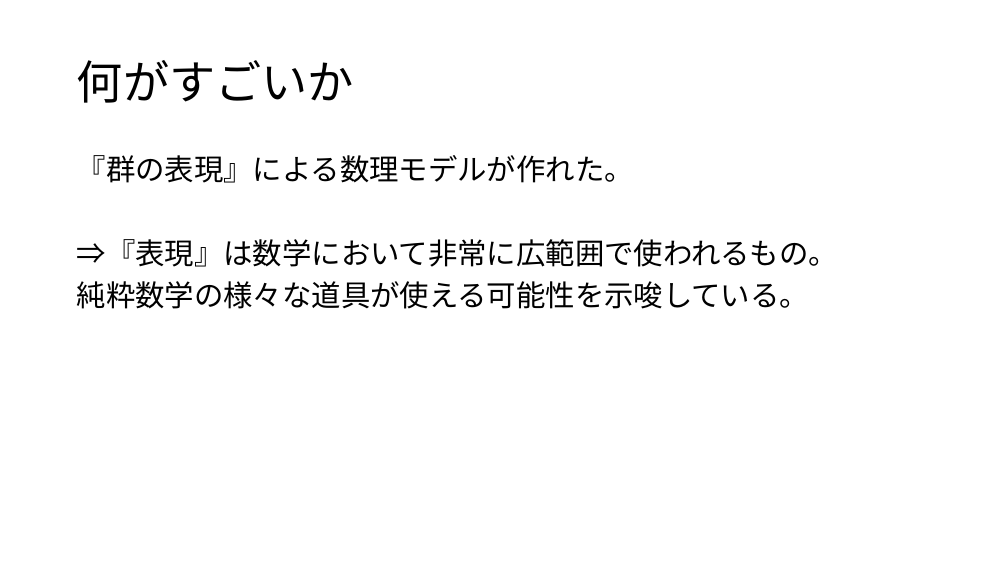
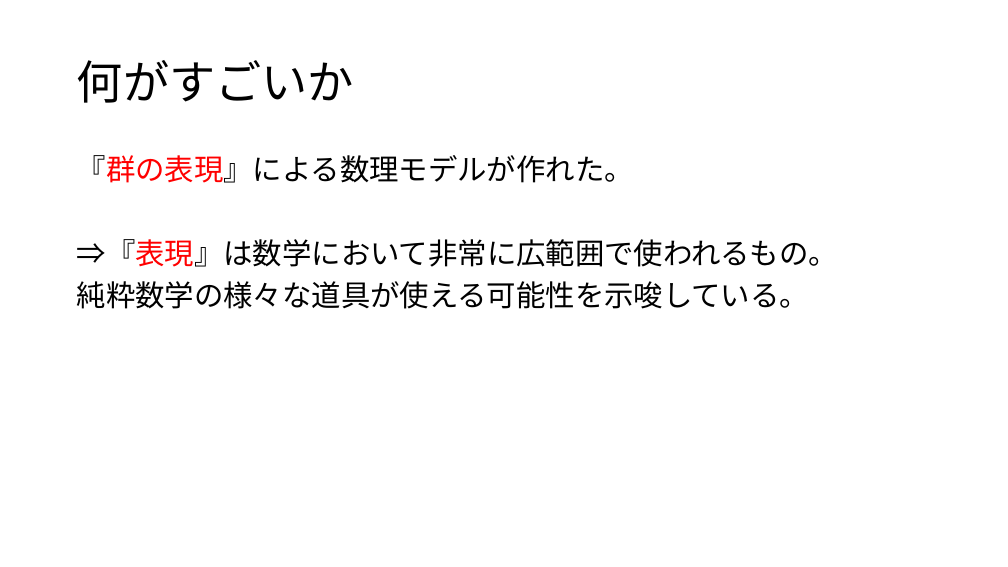
Before and after one commit to tttaaaa/Work, a slide deck: slide 12 of seminare/math_cafe/20170225/CrystalBasisModel.pptx (slide 11 before the commit). Drawn at 1008x567 pixels with LibreOffice and Linux fonts; fonts in the diff are those of the drawing. Boxes give left, top, right and bottom in pixels: in the first picture for what was removed or moved away, otherwise in the second. Text is boxed around its words. In the diff, an @@ line names an element or a change of style, - is before the commit and + after.

```diff
--- a/seminare/math_cafe/20170225/CrystalBasisModel.pptx
+++ b/seminare/math_cafe/20170225/CrystalBasisModel.pptx
@@ text at [77, 155, 838, 267]: text colour #000000 to #FF0000 in "『群の表現』による数理モデルが作れた。", "⇒『表現』は数学において非常に広範囲で使われるもの。" @@
```
Also in this commit, not shown: 4 other slides changed, 1 slide added, 5 other files.
